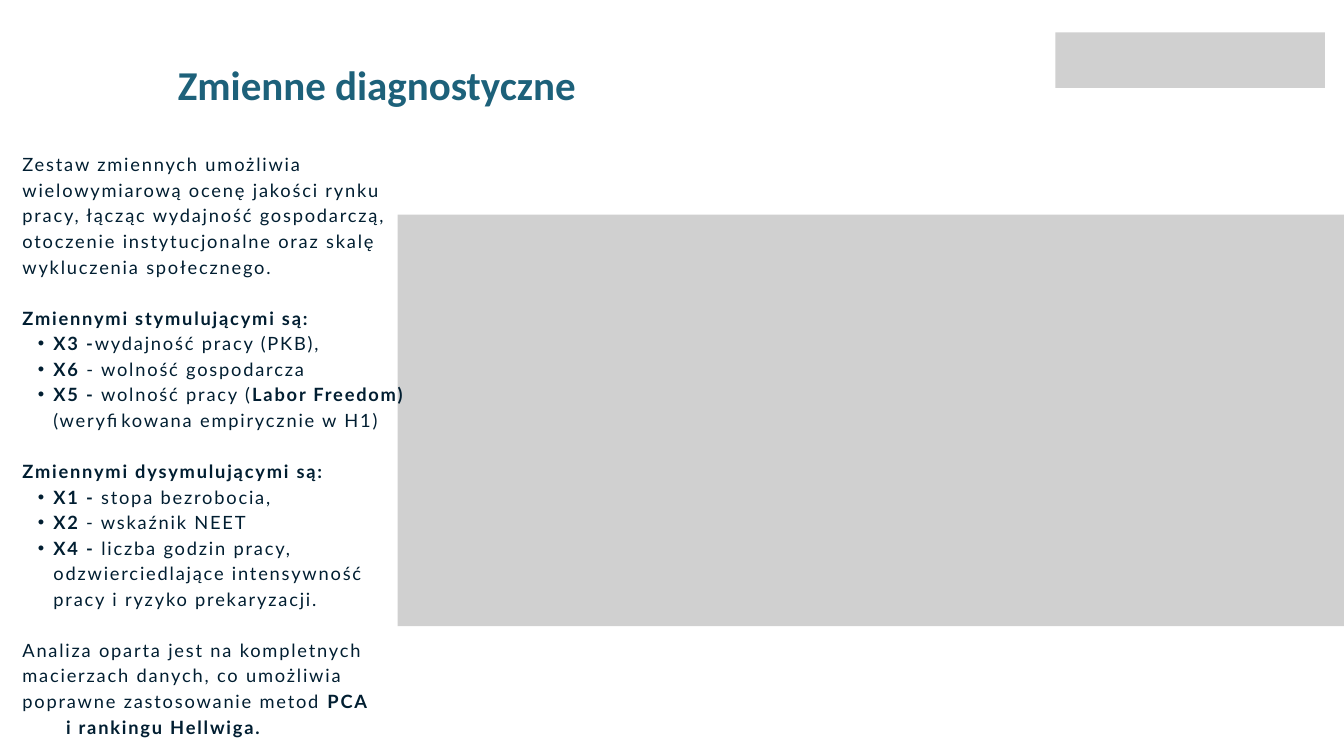
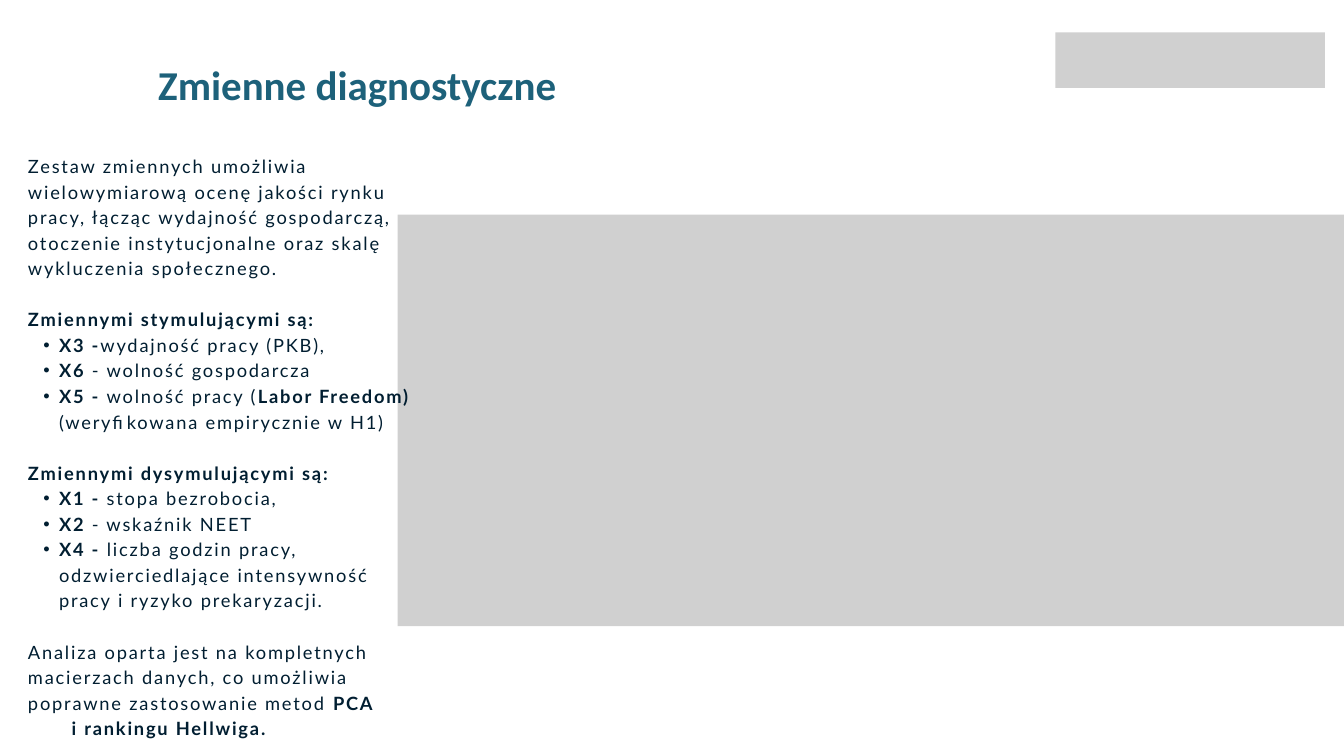
Before and after one commit to iZabela0001/Analiza-wielowymiarowa, a slide deck: slide 4 of Jakość pracy i prekaryzacja rynków pracy.pptx. Drawn at 1344x756 pixels with LibreOffice and Linux fonts; fonts in the diff are those of the drawing; grey boxes stand for pictures; background and template pictures are left out. Boxes give left, top, right and bottom in pixels: in the first picture for what was removed or moved away, otherwise in the second. Text is boxed around its words. In the diff, an @@ line names an element or a change of style, - is before the commit and + after.

```diff
--- a/Jakość pracy i prekaryzacja rynków pracy.pptx
+++ b/Jakość pracy i prekaryzacja rynków pracy.pptx
@@ text "Zmienne diagnostyczne": place and size @@
-text "Zmienne diagnostyczne" at [178, 71, 576, 107]
+text "Zmienne diagnostyczne" at [158, 71, 557, 107]
@@ text "Zestaw zmiennych umożliwia wielowymiarową ocenę ...": place and size @@
-text "Zestaw zmiennych umożliwia wielowymiarową ocenę ..." at [22, 157, 402, 738]
+text "Zestaw zmiennych umożliwia wielowymiarową ocenę ..." at [28, 159, 408, 739]
```
Also in this commit, not shown: 9 other slides changed.
